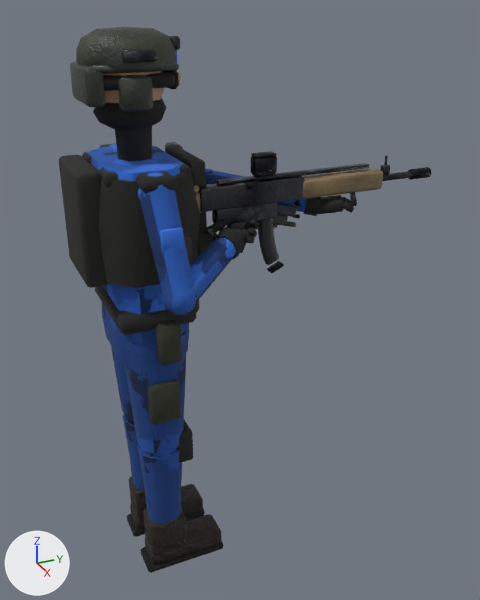
Renders of the glTF model client/assets/models/character_a.glb from each side of a commit.
Before and after are seen from a camera (50 mm lens) standing at (1.882, -0.51, 1.875) and looking at (0.026, 0.325, 0.947). The axes (+X, +Y, +Z) are drawn at lower left. The lights are the same throughout. The first picture is the older version. Where no turn or scale is listed for an object, it has been applied to the vertices. Vertices at exactly the same position are counted once.

The first picture shows 'body_mesh', 'w_rifle' and 2 more.
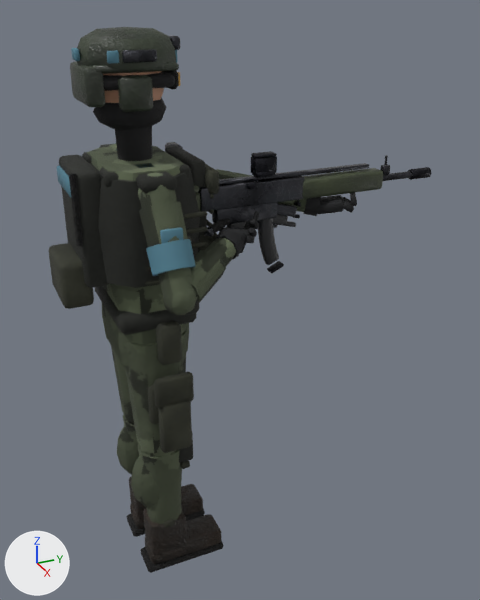
Edits to the bpy script that builds the scene:
```text
Change mat_patch_a:
    mat_patch_a.base_color: (0.0331, 0.171, 0.748) -> (0.0783, 0.205, 0.274)  # blue #3373e0 -> cyan #4f7d8f
Change mat_uniform_team_a:
    where n2 = _N.new('ShaderNodeMix'); n2.name = 'Mix'
    n2.inputs[7].default_value: (0.0348, 0.179, 0.786, 1.0) -> (0.153, 0.187, 0.109, 1.0)  # 'B', blue #3475e5 -> 'B', greyish green #6d785d
Change mat_trousers_team_a:
    where n2 = _N.new('ShaderNodeMix'); n2.name = 'Mix'
    n2.inputs[7].default_value: (0.0182, 0.0939, 0.412, 1.0) -> (0.12, 0.146, 0.0852, 1.0)  # 'B', blue #2556ac -> 'B', greyish green #616b52
Change mat_polymer_tan:
    where n2 = _N.new('ShaderNodeTexImage'); n2.name = 'Image Texture'
    n2.image: img_polymer__0_5__0_43__0 -> img_polymer__0_24__0_27__0
    where n4 = _N.new('ShaderNodeTexImage'); n4.name = 'Image Texture.001'
    n4.image: img_polymer__0_5__0_43__0_001 -> img_polymer__0_24__0_27__0_001
    where n6 = _N.new('ShaderNodeTexImage'); n6.name = 'Image Texture.002'
    n6.image: img_polymer__0_5__0_43__0_002 -> img_polymer__0_24__0_27__0_002
Add mat_webbing:
    mat_webbing = bpy.data.materials.new('webbing')
    # uses the picture img_nylon__0_2__0_21__0
    # uses the picture img_nylon__0_2__0_21__0_001
    # uses the picture img_nylon__0_2__0_21__0_002
Change me_body_mesh:
    remove me_body_mesh.from_pydata(...)  # 2650 vertices, 4942 faces; spans x -0.26..0.39, y -0.19..0.69, z 0.0..1.8
    add me_body_mesh.from_pydata(...)  # 3594 vertices, 6674 faces; spans x -0.26..0.39, y -0.26..0.69, z 0.0..1.8
    me_body_mesh part 1: a new loose piece, a 6-sided cylinder along z spanning x 0.111..0.129, y -0.21..-0.19, z 1.25..1.45, in mat_rubber
    me_body_mesh part 2: the loose piece of 24 vertices spanning x 0.12..0.13, y -0.05..0.05, z 1.72..1.75 is copied, and the copy is scaled about its middle by (1, 0.303, 1), then moved by (0.0, -0.07, 0.0), in mat_patch_a (cyan #4f7d8f); it spans x 0.12..0.13, y -0.09..-0.05, z 1.72..1.75
    me_body_mesh part 3: the loose piece of 24 vertices spanning x -0.03..0.03, y 0.12..0.15, z 1.74..1.77 is copied, and the copy is moved by (0.0, -0.27, -0.02), in mat_patch_a (cyan #4f7d8f); it spans x -0.03..0.03, y -0.14..-0.13, z 1.72..1.75
    me_body_mesh part 4: the loose piece of 24 vertices spanning x -0.15..-0.07, y -0.12..0.12, z 1.41..1.45 is copied, and the copy is scaled about its middle by (2.61, 0.0353, 1.49), then moved by (0.11, -0.2, -0.03), in mat_patch_a (cyan #4f7d8f); it spans x -0.1..0.1, y -0.21..-0.19, z 1.38..1.42
    me_body_mesh part 5: the loose piece of 16 vertices spanning x 0.14..0.23, y 0.18..0.26, z 1.16..1.26 is copied, and the copy is multiplied about its middle by the matrix ((-1.45, -0.034, -0.455), (0.379, 0.757, -1.263), (0.254, -1.318, -0.713)), then moved by (0.11, -0.21, 0.03), in mat_patch_a (cyan #4f7d8f); it spans x 0.22..0.36, y -0.06..0.07, z 1.18..1.3
    me_body_mesh part 6: the loose piece of 16 vertices spanning x -0.06..0.06, y -0.05..0.06, z 1.43..1.57 is copied, and the copy is multiplied about its middle by the matrix ((0.726, 0.358, -0.58), (0.358, 0.521, 0.77), (0.58, -0.77, 0.251)), then moved by (0.28, 0.08, -0.33), in mat_uniform_team_a; it spans x 0.2..0.36, y -0.01..0.17, z 1.1..1.23
    me_body_mesh part 7: the loose piece of 16 vertices spanning x -0.06..0.06, y -0.05..0.06, z 1.43..1.57 is copied, and the copy is multiplied about its middle by the matrix ((-0.983, -0.138, 0.518), (-0.138, 1.111, 0.034), (-0.518, -0.034, -0.992)), then moved by (0.26, 0.0, -0.21), in mat_uniform_team_a; it spans x 0.17..0.35, y -0.06..0.06, z 1.19..1.39
    me_body_mesh part 8: the loose piece of 24 vertices spanning x 0.05..0.13, y 0.19..0.21, z 1.2..1.23 is copied, and the copy is scaled about its middle by (1.28, 3, 2.29), then moved by (0.01, -0.01, 0.17); it spans x 0.05..0.15, y 0.17..0.21, z 1.36..1.42
    me_body_mesh part 9: the loose piece of 56 vertices spanning x -0.13..0.13, y -0.19..-0.12, z 1.12..1.45 is copied, and the copy is scaled about its middle by (0.745, 1.32, 0.388), then moved by (0.0, -0.06, -0.16), in mat_pouch; it spans x -0.1..0.1, y -0.26..-0.17, z 1.05..1.19
    me_body_mesh part 10: the loose piece of 24 vertices spanning x 0.16..0.19, y -0.05..0.05, z 0.65..0.79 is copied, and the copy is scaled about its middle by (1.19, 1, 1.47), then moved by (0.03, 0.02, -0.06); it spans x 0.19..0.23, y -0.03..0.07, z 0.56..0.76
    me_body_mesh part 11: the loose piece of 24 vertices spanning x 0.3..0.32, y -0.03..0.03, z 1.27..1.33 is copied, and the copy is scaled about its middle by (1, 3.32, 0.145), then moved by (-0.11, 0.05, -0.02), in mat_webbing; it spans x 0.19..0.21, y -0.04..0.14, z 1.27..1.28
    me_body_mesh part 12: the loose piece of 24 vertices spanning x 0.16..0.25, y -0.05..0.05, z 1.41..1.45 is copied, and the copy is scaled about its middle by (0.115, 2.25, 0.3), then moved by (0.0, 0.05, -0.11), in mat_webbing; it spans x 0.19..0.21, y -0.04..0.14, z 1.31..1.33
    me_body_mesh part 13: a new loose piece of 42 vertices spanning x -0.15..-0.04, y -0.11..0.04, z 0.25..0.49, in mat_trousers_team_a
    me_body_mesh part 14: a new loose piece of 42 vertices spanning x 0.04..0.15, y -0.11..0.04, z 0.25..0.49, in mat_trousers_team_a
    me_body_mesh part 15: a new loose piece of 24 vertices spanning x 0.04..0.15, y 0.05..0.09, z 0.42..0.44, in mat_webbing
    me_body_mesh part 16: a new loose piece of 24 vertices spanning x 0.04..0.15, y -0.02..0.02, z 0.19..0.22, in mat_webbing
    me_body_mesh part 17: a new loose piece of 24 vertices spanning x 0.2..0.23, y -0.04..0.08, z 0.73..0.83, in mat_webbing
    me_body_mesh part 18: a new loose piece of 16 vertices spanning x -0.11..0.07, y 0.25..0.46, z 1.25..1.37, in mat_uniform_team_a
    other edits to the shape of me_body_mesh do not show in these pictures
    add me_body_mesh.materials.append(mat_webbing)
```

What differs and where, as boxes [x1, y1, x2, y2] in the pictures (480 x 600 px):
'body_mesh', recoloured, surface changed, reshaped
    before: [59, 27, 357, 573]
    after: [49, 27, 357, 573]
'w_rifle', surface changed (darker)
    both: [194, 166, 386, 223]
part 1 of me_body_mesh, added
    after: [69, 173, 83, 246]
part 2 of me_body_mesh, added
    after: [106, 50, 119, 64]
part 3 of me_body_mesh, added
    after: [71, 48, 80, 61]
part 4 of me_body_mesh, added
    after: [57, 166, 71, 197]
part 5 of me_body_mesh, added (cyan)
    after: [146, 239, 196, 276]
part 6 of me_body_mesh, added
    after: [190, 250, 226, 303]
part 7 of me_body_mesh, added
    after: [139, 202, 188, 247]
part 8 of me_body_mesh, added
    after: [205, 164, 219, 194]
part 9 of me_body_mesh, added
    after: [49, 243, 94, 309]
part 10 of me_body_mesh, added
    after: [158, 398, 192, 453]
part 11 of me_body_mesh, added
    after: [186, 227, 208, 234]
part 12 of me_body_mesh, added
    after: [184, 211, 207, 219]
part 13 of me_body_mesh, added
    after: [117, 425, 139, 475]
part 14 of me_body_mesh, added
    after: [131, 455, 160, 508]
part 15 of me_body_mesh, added
    after: [180, 461, 190, 469]
part 16 of me_body_mesh, added
    after: [163, 519, 174, 528]
part 17 of me_body_mesh, added
    after: [154, 371, 194, 409]
part 18 of me_body_mesh, added (mostly hidden)
    after: [217, 169, 252, 180]
